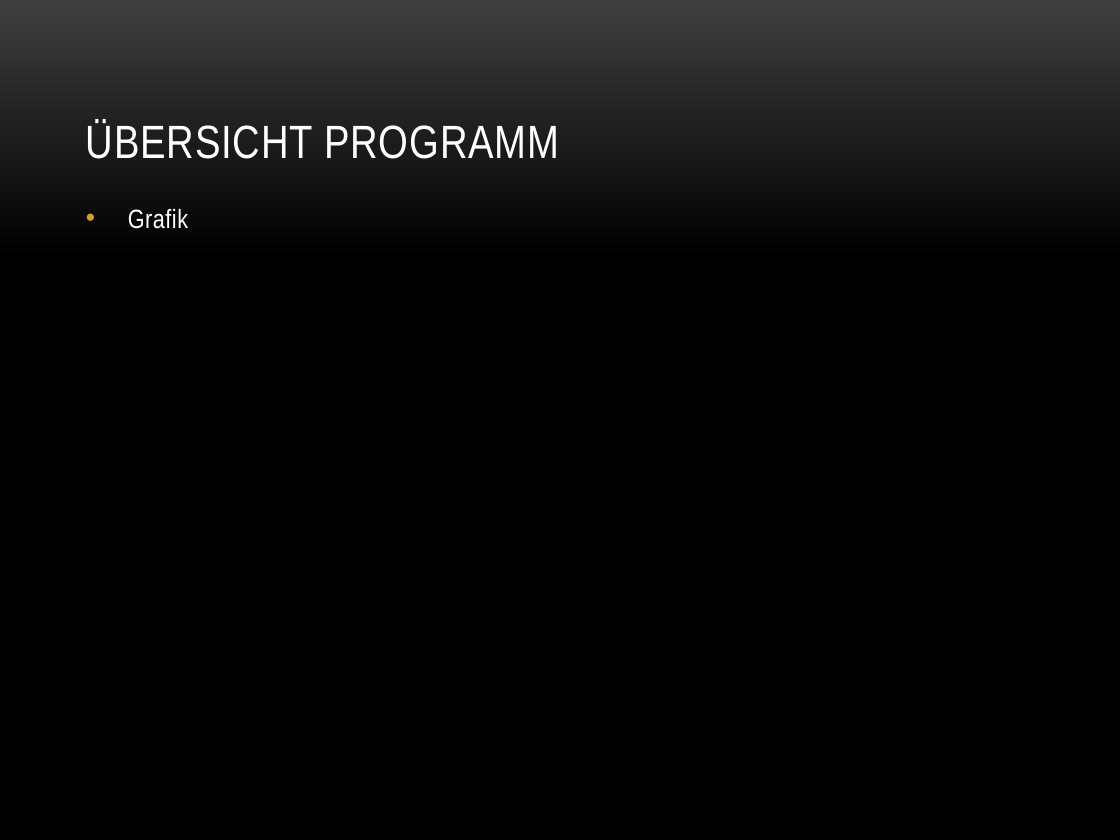
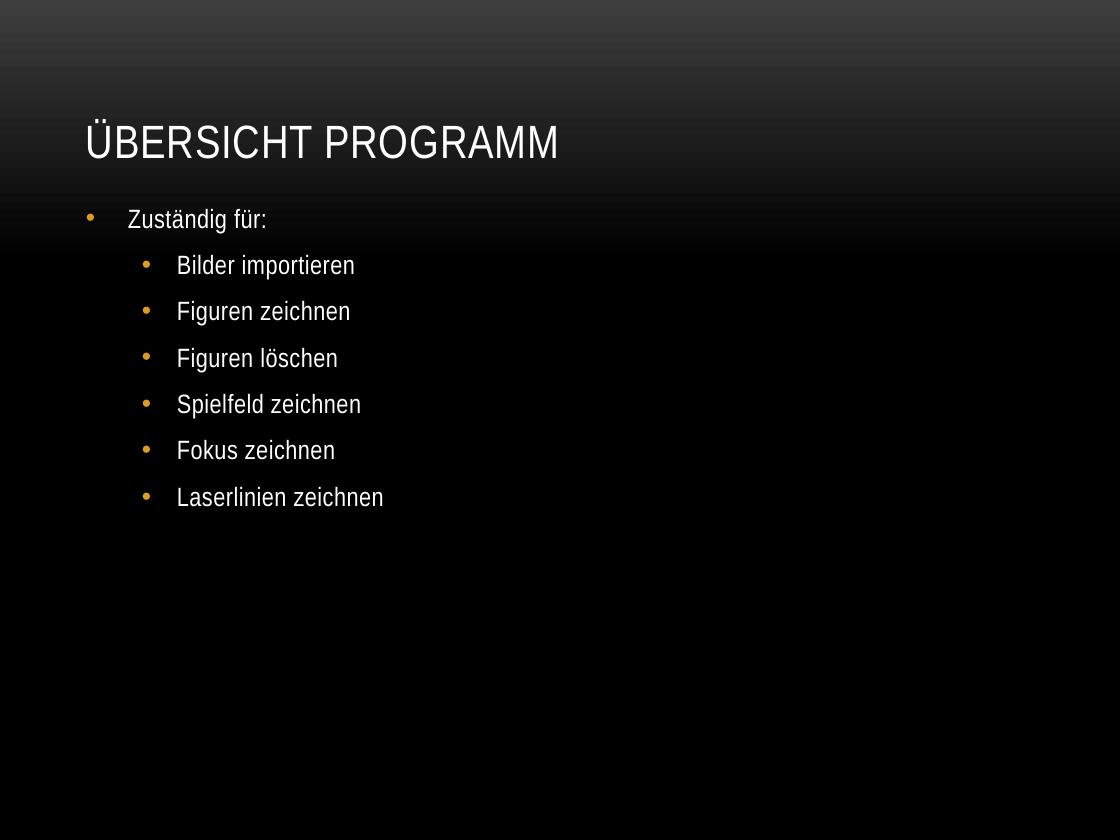
Before and after one commit to stocyr/LaserChess, a slide deck: slide 8 of docs/LaserChess.pptx. Drawn at 1120x840 pixels with LibreOffice and Linux fonts; fonts in the diff are those of the drawing; background and template pictures are left out. Boxes give left, top, right and bottom in pixels: in the first picture for what was removed or moved away, otherwise in the second. Text is boxed around its words. In the diff, an @@ line names an element or a change of style, - is before the commit and + after.

Commit message:
edited ppt, completed flowchart for laser

```diff
--- a/docs/LaserChess.pptx
+++ b/docs/LaserChess.pptx
@@ text at (128,208,384,507): text changed @@
-• Grafik
+• Zuständig für:
+  • Bilder importieren
+  • Figuren zeichnen
+  • Figuren löschen
+  • Spielfeld zeichnen
+  • Fokus zeichnen
+  • Laserlinien zeichnen
```
Also in this commit, not shown: 4 other slides changed, 1 other file.
